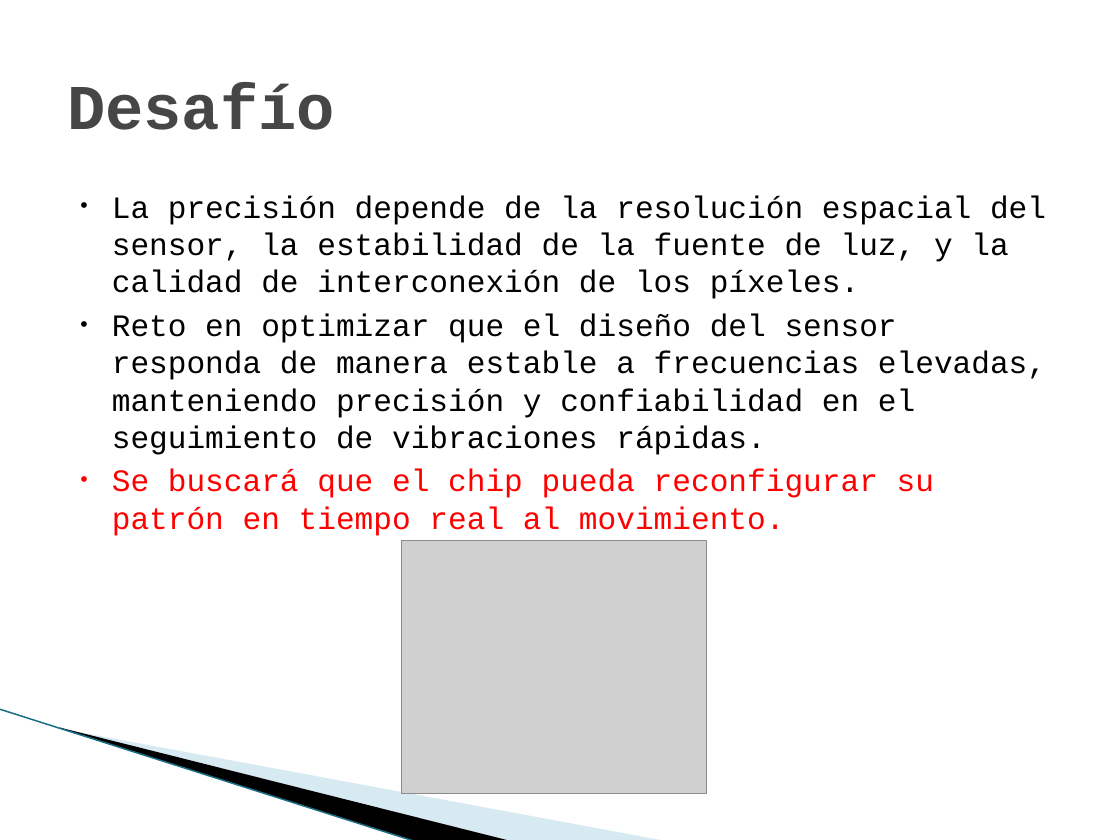
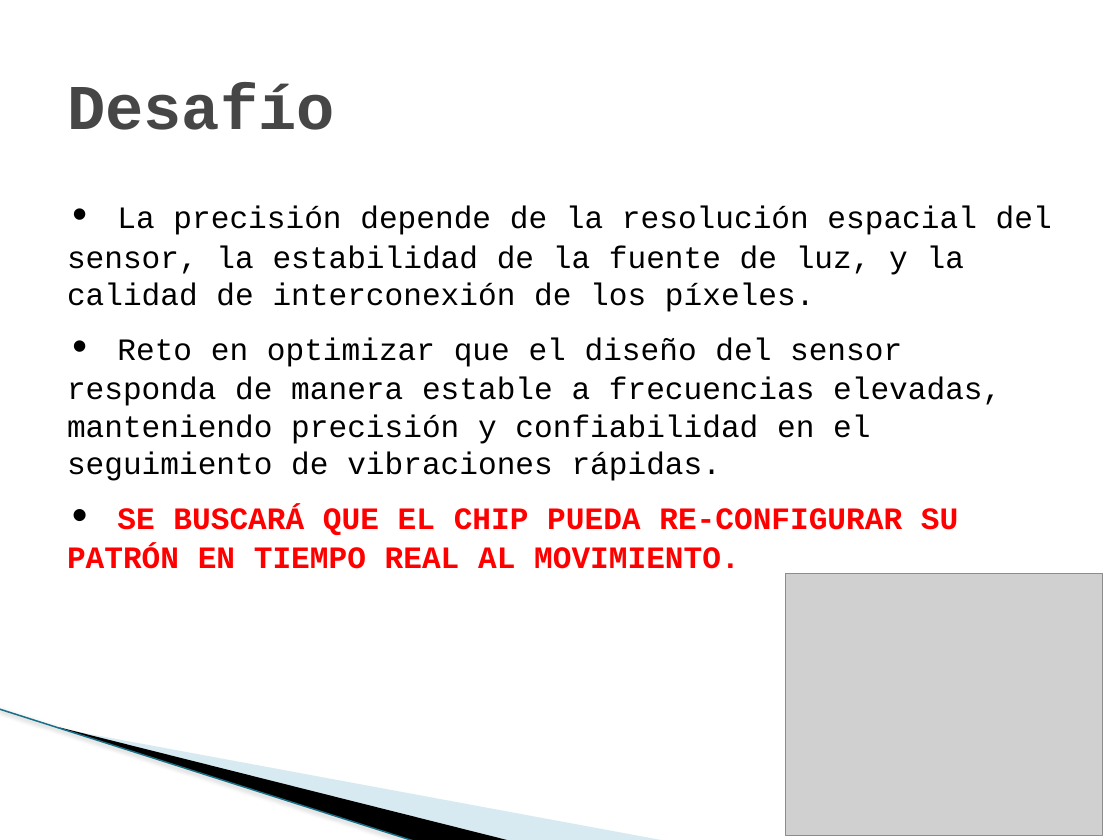
Before and after one commit to marianomorel/maestria-repo, a slide deck: slide 12 of sensores_cmos_presentacion.pptx (slide 11 before the commit). Drawn at 1120x840 pixels with LibreOffice and Linux fonts; fonts in the diff are those of the drawing; grey boxes stand for pictures; background and template pictures are left out. Boxes give left, top, right and bottom in pixels: in the first picture for what was removed or moved away, otherwise in the second. Text is boxed around its words. In the diff, an @@ line names an element or a change of style, - is before the commit and + after.

```diff
--- a/sensores_cmos_presentacion.pptx
+++ b/sensores_cmos_presentacion.pptx
@@ text at <box>67,206,1052,569</box>: text changed @@
-• La precisión depende de la resolución espacial del sensor, la estabilidad de la fuente de luz, y la calidad de interconexión de los píxeles.
-• Reto en optimizar que el diseño del sensor responda de manera estable a frecuencias elevadas, manteniendo precisión y confiabilidad en el seguimiento de vibraciones rápidas.
-• Se buscará que el chip pueda reconfigurar su patrón en tiempo real al movimiento.
+• La precisión depende de la resolución espacial del sensor, la estabilidad de la fuente de luz, y la calidad de interconexión de los píxeles.
+• Reto en optimizar que el diseño del sensor responda de manera estable a frecuencias elevadas, manteniendo precisión y confiabilidad en el seguimiento de vibraciones rápidas.
+• SE BUSCARÁ QUE EL CHIP PUEDA RE-CONFIGURAR SU PATRÓN EN TIEMPO REAL AL MOVIMIENTO.
@@ picture: place and size @@
-picture at <box>401,540,706,793</box>
+picture at <box>786,573,1103,836</box>
@@ line (0, 709) - (416, 840): stroke #97C5D8 0.95 pt to #196F85 0.95 pt @@
```
Also in this commit, not shown: 11 other slides changed, 1 slide added, 1 other file.
